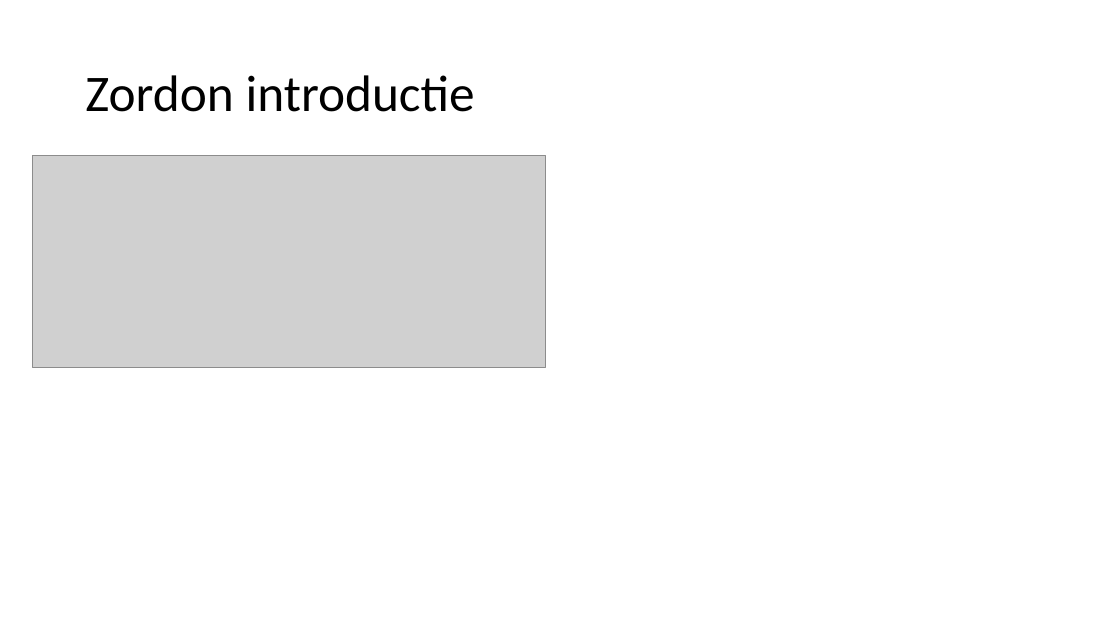
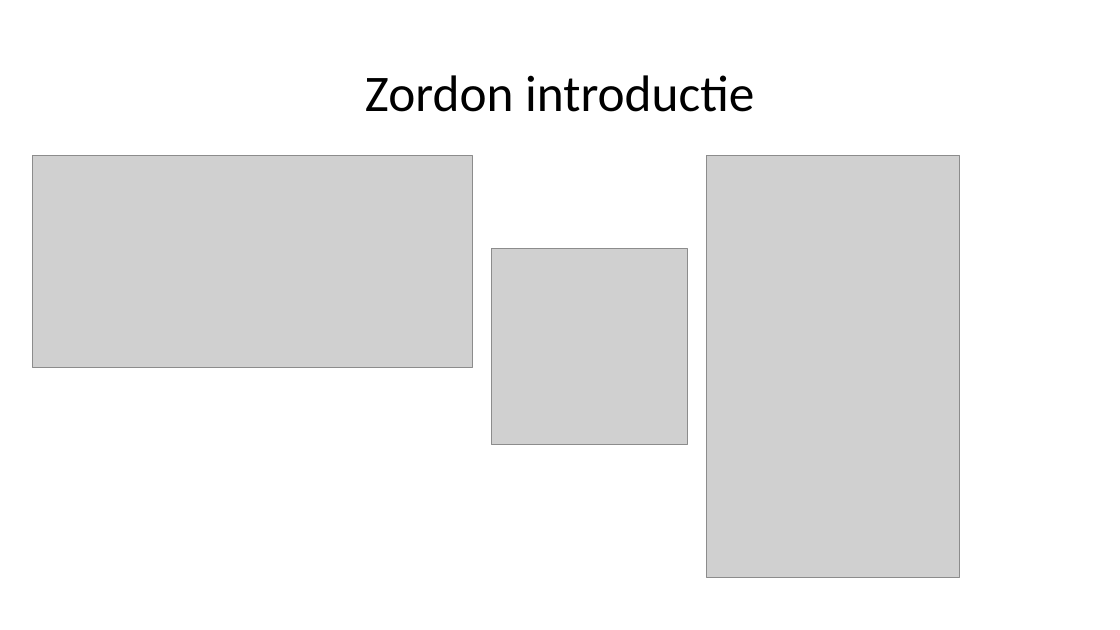
Before and after one commit to AP-IT-GH/iot16-zordon, a slide deck: slide 3 of doc/module3_Presentatie.pptx. Drawn at 1120x630 pixels with LibreOffice and Linux fonts; fonts in the diff are those of the drawing; grey boxes stand for pictures. Boxes give left, top, right and bottom in pixels: in the first picture for what was removed or moved away, otherwise in the second. Text is boxed around its words. In the diff, an @@ line names an element or a change of style, - is before the commit and + after.

Commit message:
Completed my part with corresponding images. Got my text of what to say for my part in my head so that's not included ;).

```diff
--- a/doc/module3_Presentatie.pptx
+++ b/doc/module3_Presentatie.pptx
@@ title "Zordon introductie" at (365,75,754,112): alignment left to centre @@
@@ picture: place and size @@
-picture at (32,155,545,367)
+picture at (32,155,472,367)
@@ picture added at (707,155,960,577) @@
@@ picture added at (492,249,687,444) @@
```
Also in this commit, not shown: 5 other slides changed.
